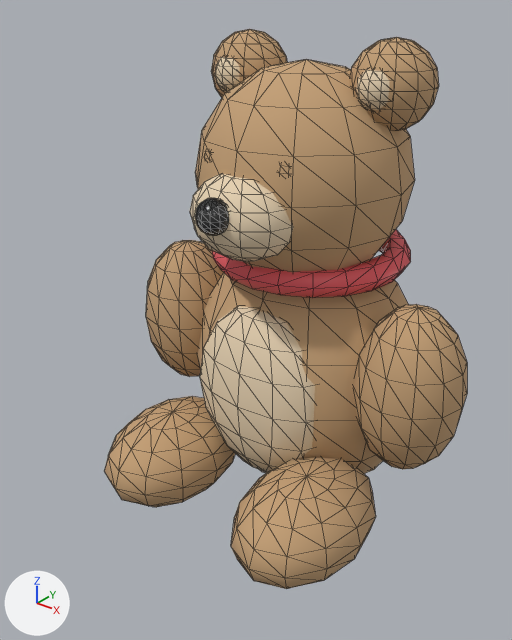
A saved change to the glTF model assets/models/apartment/teddy_bear.glb.
One viewpoint serves both versions: a 50 mm lens placed at (0.219, -0.325, 0.298), pointed at (-0.008, -0.041, 0.122). The axes (+X, +Y, +Z) are drawn at lower left. The lights are the same throughout. The first picture is the older version. Mesh edges are drawn as thin lines. Vertices at exactly the same position are counted once.

The first picture shows 'teddy_bear'.
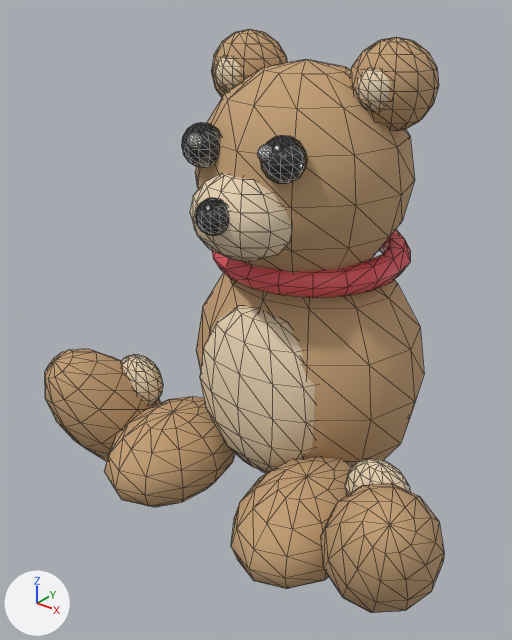
Diff of the bpy script that builds the scene:
```diff
--- a/assets/models/apartment/teddy_bear.glb.py
+++ b/assets/models/apartment/teddy_bear.glb.py
@@ mat_porcelain @@
+mat_porcelain = principled_material('Porcelain')
+mat_porcelain.base_color = (0.95, 0.95, 0.93)  # white #f9f9f7
+mat_porcelain.roughness = 0.15
@@ me_sphere_004 @@
 # used by ob_teddy_bear; location = (0.0, 0.0, 0.0)
-me_sphere_004.from_pydata(...)  # 1410 vertices, 2760 faces; spans x -0.11..0.11, y -0.119..0.064, z -0.003..0.272
+me_sphere_004.from_pydata(...)  # 1754 vertices, 3432 faces; spans x -0.133..0.133, y -0.119..0.064, z -0.003..0.272
+# me_sphere_004 part 1: the loose piece of 86 vertices spanning x -0.11..-0.05, y -0.05..0.01, z 0.052..0.148 is multiplied about its middle by the matrix ((0.94, -0.171, -0.315), (0.0, 0.866, -0.531), (0.342, 0.47, 0.865)), then moved by (-0.021, -0.058, -0.056)
+# me_sphere_004 part 2: the loose piece of 86 vertices spanning x 0.05..0.11, y -0.05..0.01, z 0.052..0.148 is multiplied about its middle by the matrix ((0.94, 0.171, 0.315), (0.0, 0.866, -0.531), (-0.342, 0.47, 0.865)), then moved by (0.021, -0.058, -0.056)
+# me_sphere_004 part 3: a new loose piece, a UV sphere (12 segments, 8 rings, poles along z) spanning x -0.106..-0.07, y -0.075..-0.049, z 0.044..0.08, in mat_furlight (beige #e7d3b3)
+# me_sphere_004 part 4: a new loose piece, a UV sphere (12 segments, 8 rings, poles along z) spanning x 0.07..0.106, y -0.075..-0.049, z 0.044..0.08, in mat_furlight (beige #e7d3b3)
+# me_sphere_004 part 5: a new loose piece, a UV sphere (12 segments, 8 rings, poles along z) spanning x -0.036..-0.014, y -0.073..-0.051, z 0.211..0.233, in mat_eye (dark grey #303030)
+# me_sphere_004 part 6: a new loose piece, a UV sphere (12 segments, 8 rings, poles along z) spanning x 0.014..0.036, y -0.073..-0.051, z 0.211..0.233, in mat_eye (dark grey #303030)
+# me_sphere_004 part 7: a new loose piece, a UV sphere (12 segments, 8 rings, poles along z) spanning x -0.026..-0.018, y -0.075..-0.067, z 0.222..0.23, in mat_porcelain (white #f9f9f7)
+# me_sphere_004 part 8: a new loose piece, a UV sphere (12 segments, 8 rings, poles along z) spanning x 0.018..0.026, y -0.075..-0.067, z 0.222..0.23, in mat_porcelain (white #f9f9f7)
+# other edits to the shape of me_sphere_004 do not show in these pictures
 me_sphere_004.materials.append(mat_fur)
@@ me_sphere_004 @@
 me_sphere_004.materials.append(mat_ribbon)
+me_sphere_004.materials.append(mat_porcelain)  # white #f9f9f7
```

Changed parts and their boxes (x1, y1, x2, y2) in the pictures (512 x 640 px; the box of a moved part takes in the faces that stretch with it):
'teddy_bear', reshaped (10% wider)
    before: (104, 29, 467, 589)
    after: (45, 29, 444, 613)
part 1 of me_sphere_004, moved or reshaped
    before: (146, 240, 224, 376)
    after: (45, 349, 161, 461)
part 2 of me_sphere_004, moved or reshaped
    before: (353, 304, 467, 469)
    after: (321, 483, 444, 613)
part 3 of me_sphere_004, added (beige)
    after: (121, 354, 163, 405)
part 4 of me_sphere_004, added (beige)
    after: (345, 458, 410, 496)
part 5 of me_sphere_004, added
    after: (182, 123, 221, 167)
part 6 of me_sphere_004, added
    after: (260, 136, 307, 184)
part 7 of me_sphere_004, added
    after: (187, 132, 202, 149)
part 8 of me_sphere_004, added
    after: (257, 145, 272, 162)
